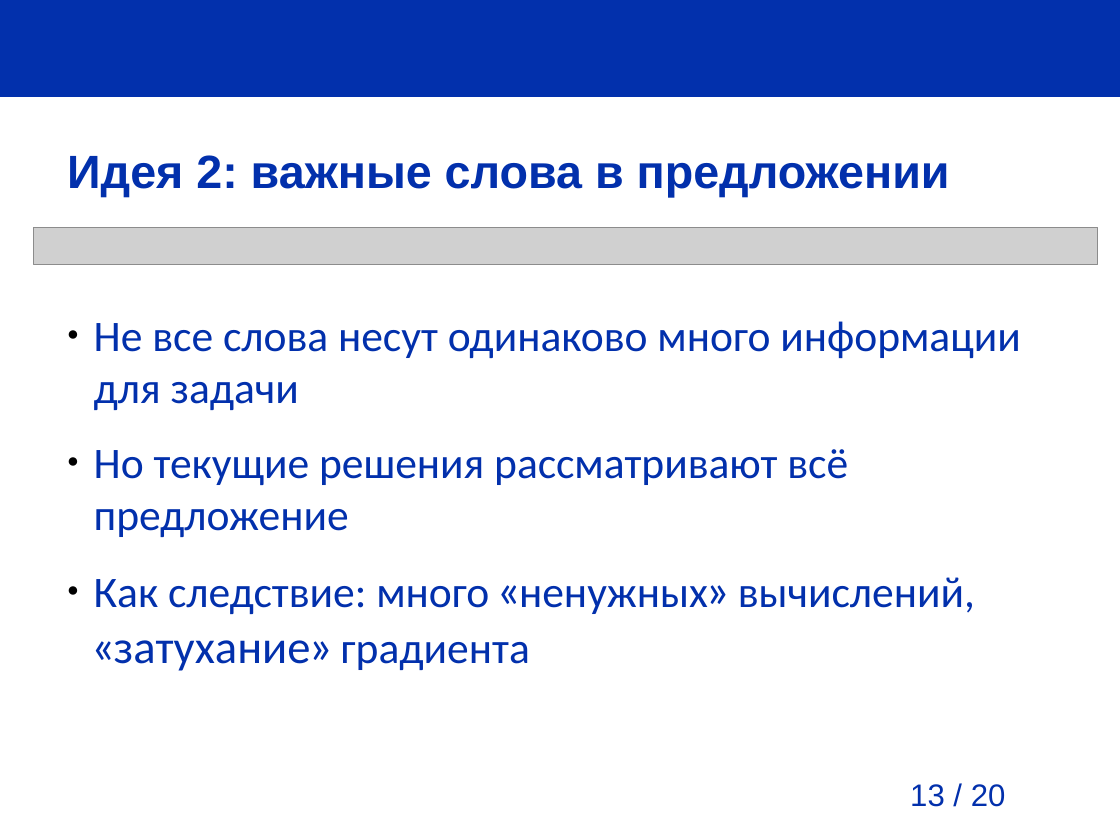
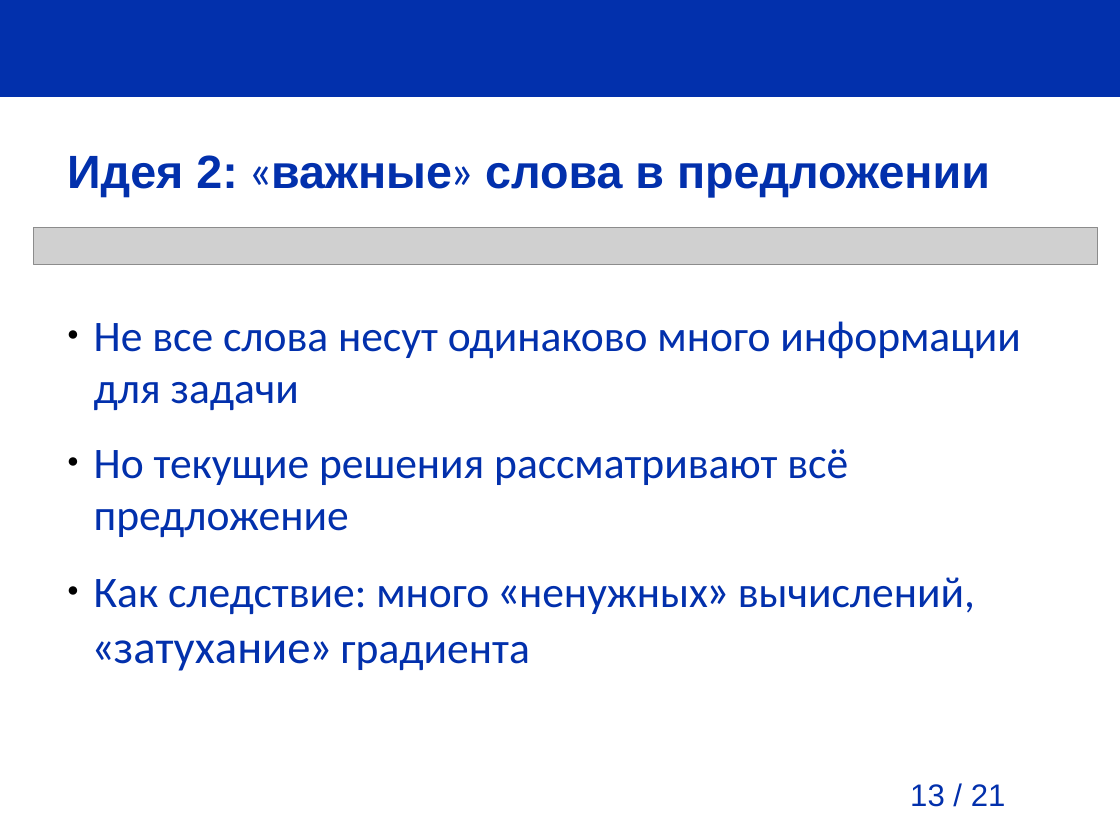
Before and after one commit to pva701/bachelor-thesis, a slide deck: slide 13 of presentation/presentation.odp. Drawn at 1120x840 pixels with LibreOffice and Linux fonts; fonts in the diff are those of the drawing; grey boxes stand for pictures; background and template pictures are left out. Boxes give left, top, right and bottom in pixels: in the first picture for what was removed or moved away, otherwise in the second. Text is boxed around its words. In the diff, an @@ line names an element or a change of style, - is before the commit and + after.

```diff
--- a/presentation/presentation.odp
+++ b/presentation/presentation.odp
@@ title at (67, 155, 990, 198): text changed @@
-Идея 2: важные слова в предложении
+Идея 2: «важные» слова в предложении
@@ page number at (910, 784, 1006, 807): text changed @@
-13 / 20
+13 / 21
```
Also in this commit, not shown: 5 other slides changed, 4 slides added, 3 slides removed, 3 other files.
